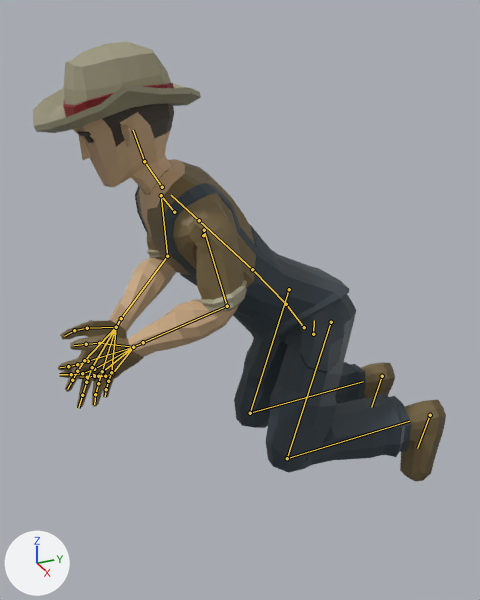
The glTF model src/assets/garitero.glb, before and after one commit.
The view is the same before and after, from a 50 mm camera at (1.503, -0.92, 1.313) aimed at (-0.055, -0.219, 0.534). Arrows for +X, +Y and +Z are at lower left; the lights stay in place. The first picture is the older version. Both versions are drawn at frame 11 of the action 'Agachado'; the numbers are the values there. The bones that change, and the others that lie on the model, are drawn over the model as lines.

Names of what the first picture shows: 'Farmer_Body', 'Farmer_Feet', 'Farmer_Head', 'Farmer_Pants'.
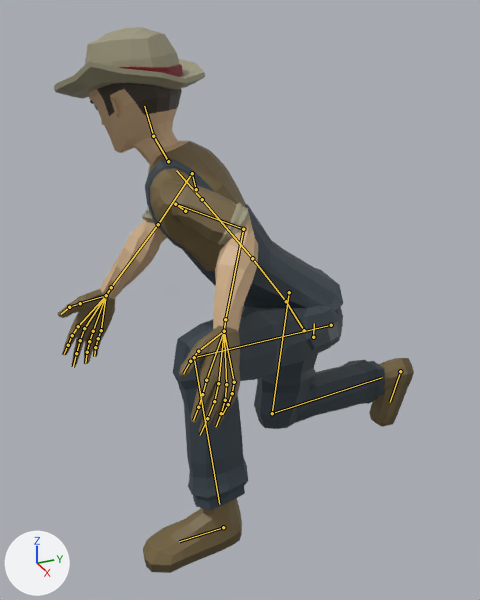
Edits to the bpy script that builds the scene:
```text
Change bone_body:
    where bone_body = bpy.data.objects['CharacterArmature'].pose.bones['Body']  # child of 'Root'
    bone_body.location: (0.0, -0.459, -0.021) -> (0.0, -0.469, -0.021)
Change bone_hips:
    where bone_hips = bpy.data.objects['CharacterArmature'].pose.bones['Hips']  # child of 'Body'
    bone_hips.rotation_quaternion: (0.934, 0.358, 0.0, 0.0) -> (0.917, 0.316, -0.237, 0.051)  # degrees (42, 0, 0) -> degrees (39, -28, -4)
Change bone_neck:
    where bone_neck = bpy.data.objects['CharacterArmature'].pose.bones['Neck']  # child of 'Chest'
    bone_neck.rotation_quaternion: (0.995, -0.105, 0.0, 0.0) -> (0.996, -0.087, 0.0, 0.0)  # degrees (-12, 0, 0) -> degrees (-10, 0, 0)
Change bone_head:
    where bone_head = bpy.data.objects['CharacterArmature'].pose.bones['Head']  # child of 'Neck'
    bone_head.rotation_quaternion: (0.992, -0.126, 0.0, 0.0) -> (0.987, -0.125, -0.097, 0.039)  # degrees (-14, 0, 0) -> degrees (-15, -10, 6)
Change bone_upperarm_l:
    where bone_upperarm_l = bpy.data.objects['CharacterArmature'].pose.bones['UpperArm.L']  # child of 'Shoulder.L'
    bone_upperarm_l.rotation_quaternion: (0.675, -0.591, -0.44, -0.027) -> (0.632, -0.193, -0.487, 0.572)  # degrees (-96, -39, 38) -> degrees (-61, -23, 98)
Change bone_lowerarm_l:
    where bone_lowerarm_l = bpy.data.objects['CharacterArmature'].pose.bones['LowerArm.L']  # child of 'UpperArm.L'
    bone_lowerarm_l.rotation_quaternion: (0.761, -0.557, 0.152, -0.295) -> (0.776, -0.541, 0.157, -0.284)  # degrees (-70, -6, -38) -> degrees (-69, -4, -38)
Change bone_upperarm_r:
    where bone_upperarm_r = bpy.data.objects['CharacterArmature'].pose.bones['UpperArm.R']  # child of 'Shoulder.R'
    bone_upperarm_r.rotation_quaternion: (-0.59, 0.694, -0.41, -0.041) -> (0.487, -0.636, 0.359, 0.478)  # degrees (-111, 33, -38) -> degrees (-104, 74, 2)
Change bone_lowerarm_r:
    where bone_lowerarm_r = bpy.data.objects['CharacterArmature'].pose.bones['LowerArm.R']  # child of 'UpperArm.R'
    bone_lowerarm_r.rotation_quaternion: (-0.81, 0.499, 0.169, -0.253) -> (0.964, -0.085, -0.245, -0.027)  # degrees (-64, -1, 35) -> degrees (-10, -29, -1)
Change bone_upperleg_l:
    where bone_upperleg_l = bpy.data.objects['CharacterArmature'].pose.bones['UpperLeg.L']  # child of 'Body'
    bone_upperleg_l.rotation_quaternion: (0.994, -0.009, 0.004, 0.107) -> (0.706, -0.103, -0.019, 0.701)  # degrees (-1, 1, 12) -> degrees (-10, 7, 89)
Change bone_lowerleg_l:
    where bone_lowerleg_l = bpy.data.objects['CharacterArmature'].pose.bones['LowerLeg.L']  # child of 'UpperLeg.L'
    bone_lowerleg_l.rotation_quaternion: (0.646, 0.763, 0.0, 0.0) -> (0.701, 0.713, 0.0, 0.0)  # degrees (99, 0, 0) -> degrees (91, 0, 0)
Change bone_upperleg_r:
    where bone_upperleg_r = bpy.data.objects['CharacterArmature'].pose.bones['UpperLeg.R']  # child of 'Body'
    bone_upperleg_r.rotation_quaternion: (0.994, -0.009, -0.004, -0.107) -> (1.0, -0.009, -0.003, -0.012)  # degrees (-1, -1, -12) -> degrees (-1, 0, -1)
Change bone_lowerleg_r:
    where bone_lowerleg_r = bpy.data.objects['CharacterArmature'].pose.bones['LowerLeg.R']  # child of 'UpperLeg.R'
    bone_lowerleg_r.rotation_quaternion: (0.646, 0.763, 0.0, 0.0) -> (0.698, 0.716, 0.0, 0.0)  # degrees (99, 0, 0) -> degrees (91, 0, 0)
Change bone_foot_l:
    where bone_foot_l = bpy.data.objects['CharacterArmature'].pose.bones['Foot.L']  # child of 'Root'
    bone_foot_l.location: (0.009, -0.422, -0.08) -> (0.119, 0.338, 0.002)
    bone_foot_l.rotation_quaternion: (0.793, 0.609, 0.0, 0.0) -> (1.0, 0.0, 0.0, 0.0)  # degrees (75, 0, 0) -> degrees (0, 0, 0)
Change bone_foot_r:
    where bone_foot_r = bpy.data.objects['CharacterArmature'].pose.bones['Foot.R']  # child of 'Root'
    bone_foot_r.location: (-0.009, -0.422, -0.08) -> (-0.009, -0.502, -0.08)
```

Changed parts and their boxes (x1, y1, x2, y2) in the pictures (480 x 600 px):
'Farmer_Body', posed (18% taller)
    before: (58, 159, 349, 408)
    after: (58, 141, 343, 435)
'Farmer_Pants', posed (20% wider, 15% taller)
    before: (234, 295, 411, 473)
    after: (173, 305, 385, 510)
'Farmer_Head', posed (10% narrower, 10% shorter)
    before: (33, 41, 201, 194)
    after: (54, 27, 205, 164)
'Farmer_Feet', posed
    before: (361, 363, 446, 482)
    after: (143, 358, 414, 573)
bone 'Body', root to tip
    before: (313, 334) to (314, 320)
    after: (313, 337) to (314, 323)
bone 'Hips', root to tip
    before: (304, 327) to (286, 304)
    after: (304, 330) to (286, 301)
bone 'Neck', root to tip
    before: (162, 187) to (144, 161)
    after: (168, 161) to (153, 136)
bone 'Head', root to tip
    before: (144, 161) to (133, 130)
    after: (153, 136) to (144, 106)
bone 'UpperArm.L', root to tip
    before: (204, 230) to (227, 306)
    after: (175, 204) to (243, 229)
bone 'LowerArm.L', root to tip
    before: (227, 306) to (143, 342)
    after: (243, 229) to (225, 319)
bone 'UpperArm.R', root to tip
    before: (161, 195) to (167, 256)
    after: (192, 173) to (158, 224)
bone 'LowerArm.R', root to tip
    before: (167, 256) to (121, 318)
    after: (158, 224) to (111, 287)
bone 'UpperLeg.L', root to tip
    before: (331, 322) to (287, 458)
    after: (331, 325) to (194, 357)
bone 'LowerLeg.L', root to tip
    before: (287, 458) to (409, 421)
    after: (194, 357) to (219, 504)
bone 'UpperLeg.R', root to tip
    before: (289, 289) to (250, 413)
    after: (289, 292) to (272, 413)
bone 'LowerLeg.R', root to tip
    before: (250, 413) to (363, 381)
    after: (272, 413) to (382, 377)
bone 'Foot.L', root to tip
    before: (430, 415) to (417, 448)
    after: (223, 527) to (179, 541)
bone 'Foot.R', root to tip
    before: (382, 376) to (371, 407)
    after: (400, 371) to (390, 402)
